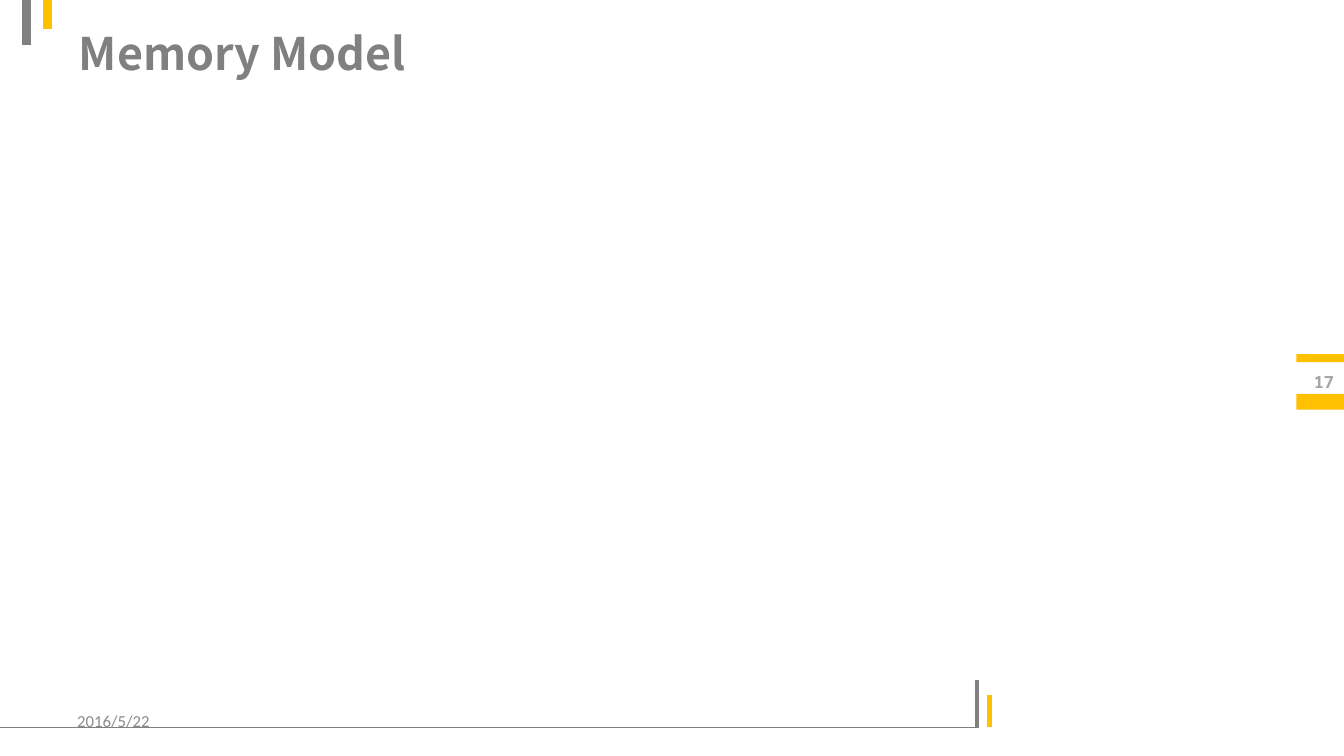
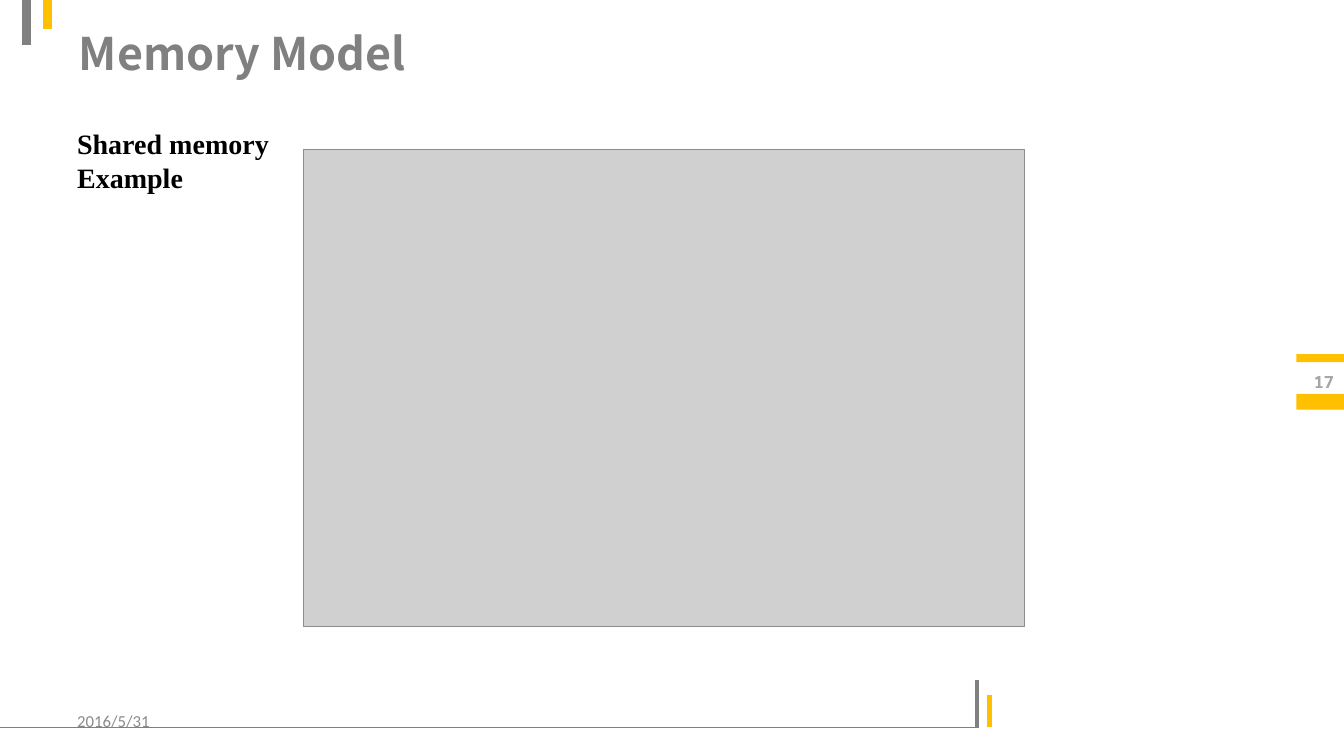
Before and after one commit to LitLeo/slides_of_parallel_computation, a slide deck: slide 17 of CUDA programming.pptx. Drawn at 1344x756 pixels with LibreOffice and Linux fonts; fonts in the diff are those of the drawing; grey boxes stand for pictures; background and template pictures are left out. Boxes give left, top, right and bottom in pixels: in the first picture for what was removed or moved away, otherwise in the second. Text is boxed around its words. In the diff, an @@ line names an element or a change of style, - is before the commit and + after.

```diff
--- a/CUDA programming.pptx
+++ b/CUDA programming.pptx
@@ text added at (77, 134, 269, 193), 20 pt, text #000000, bold @@
+Shared memory Example
@@ picture added at (303, 150, 1024, 627) @@
@@ text at (77, 715, 149, 728): text changed @@
-2016/5/22
+2016/5/31
```
Also in this commit, not shown: 19 other slides changed, 10 slides added, 1 slide removed.
